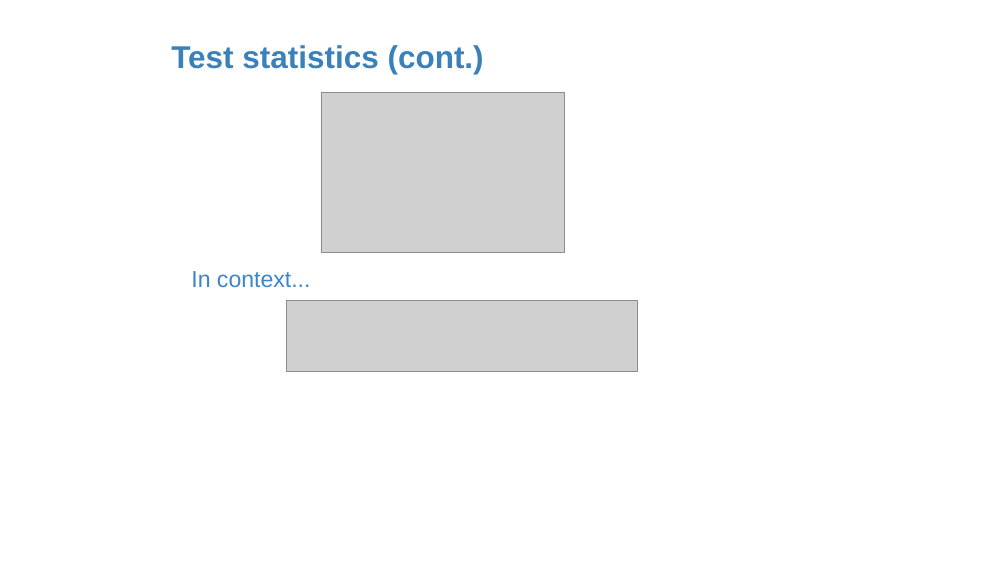
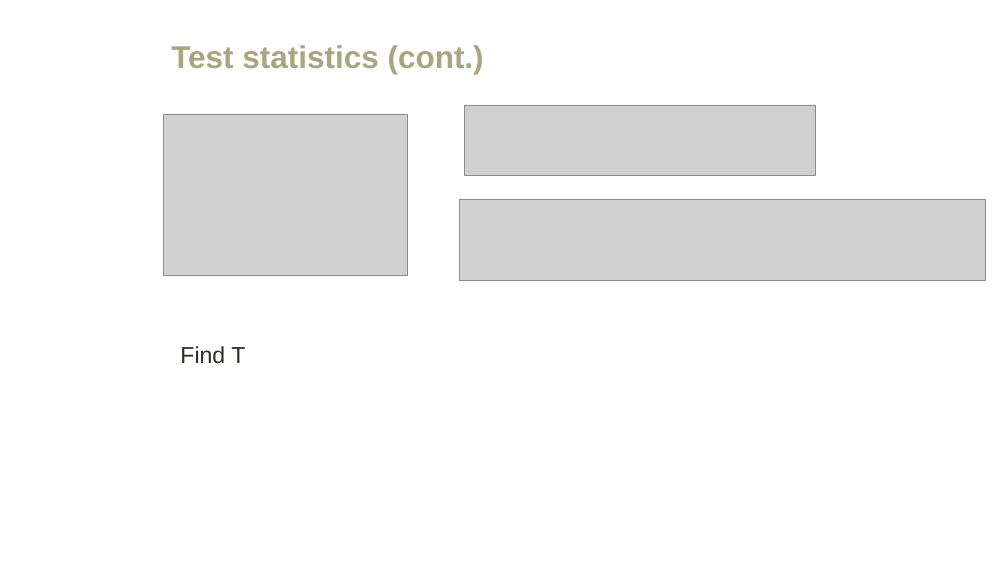
Before and after one commit to amosca01/MATH108-F23, a slide deck: slide 21 of slides/12-difference-two-means.pptx (slide 13 before the commit). Drawn at 1008x567 pixels with LibreOffice and Linux fonts; fonts in the diff are those of the drawing; grey boxes stand for pictures. Boxes give left, top, right and bottom in pixels: in the first picture for what was removed or moved away, otherwise in the second. Text is boxed around its words. In the diff, an @@ line names an element or a change of style, - is before the commit and + after.

```diff
--- a/slides/12-difference-two-means.pptx
+++ b/slides/12-difference-two-means.pptx
@@ text "Test statistics (cont.)" at box(171, 45, 484, 74): text colour #3A81BA to #A9A57C @@
@@ picture: place and size @@
-picture at box(321, 92, 566, 253)
+picture at box(164, 115, 408, 275)
@@ picture: place and size @@
-picture at box(287, 301, 637, 372)
+picture at box(464, 105, 815, 176)
@@ picture added at box(460, 199, 986, 281) @@
@@ text at box(180, 346, 245, 364): text changed; text colour #3D85C6 to #2F2B20 @@
-In context...
+Find T
```
Also in this commit, not shown: 25 other slides changed, 16 slides added, 14 slides removed, 5 other files.
